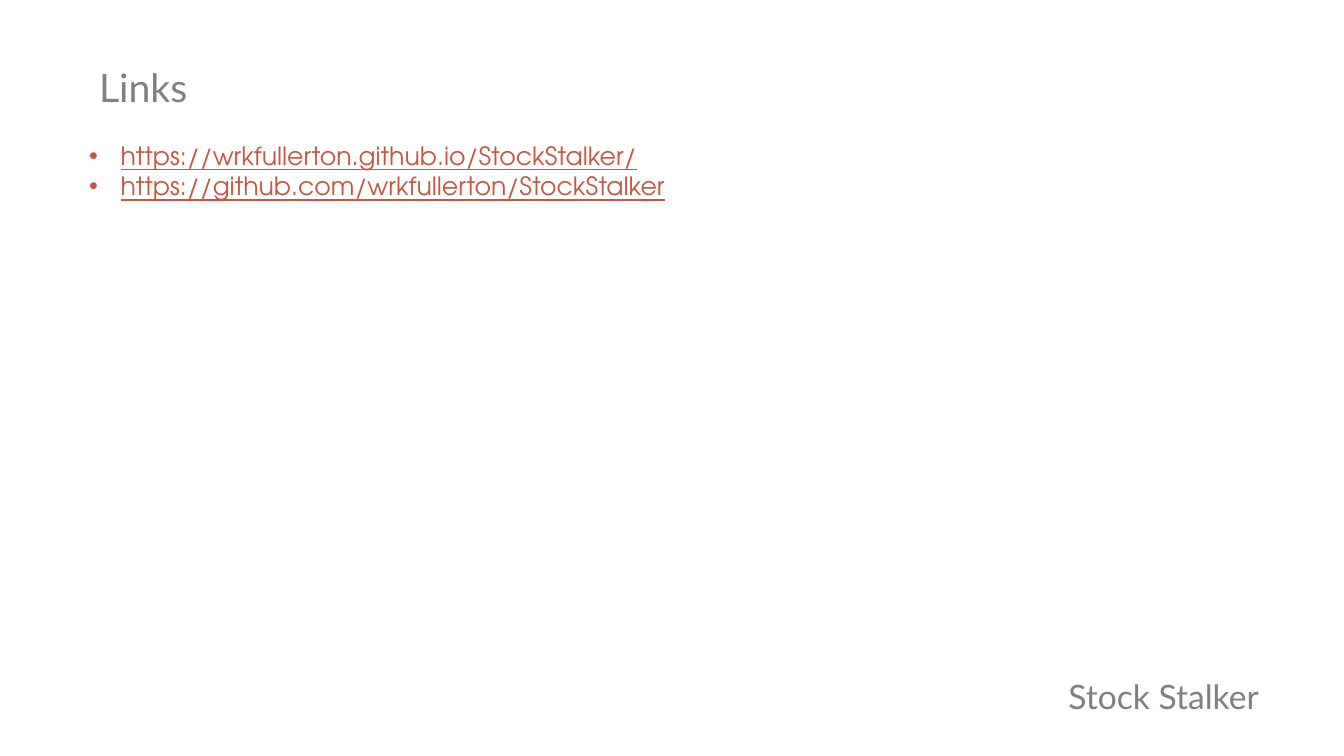
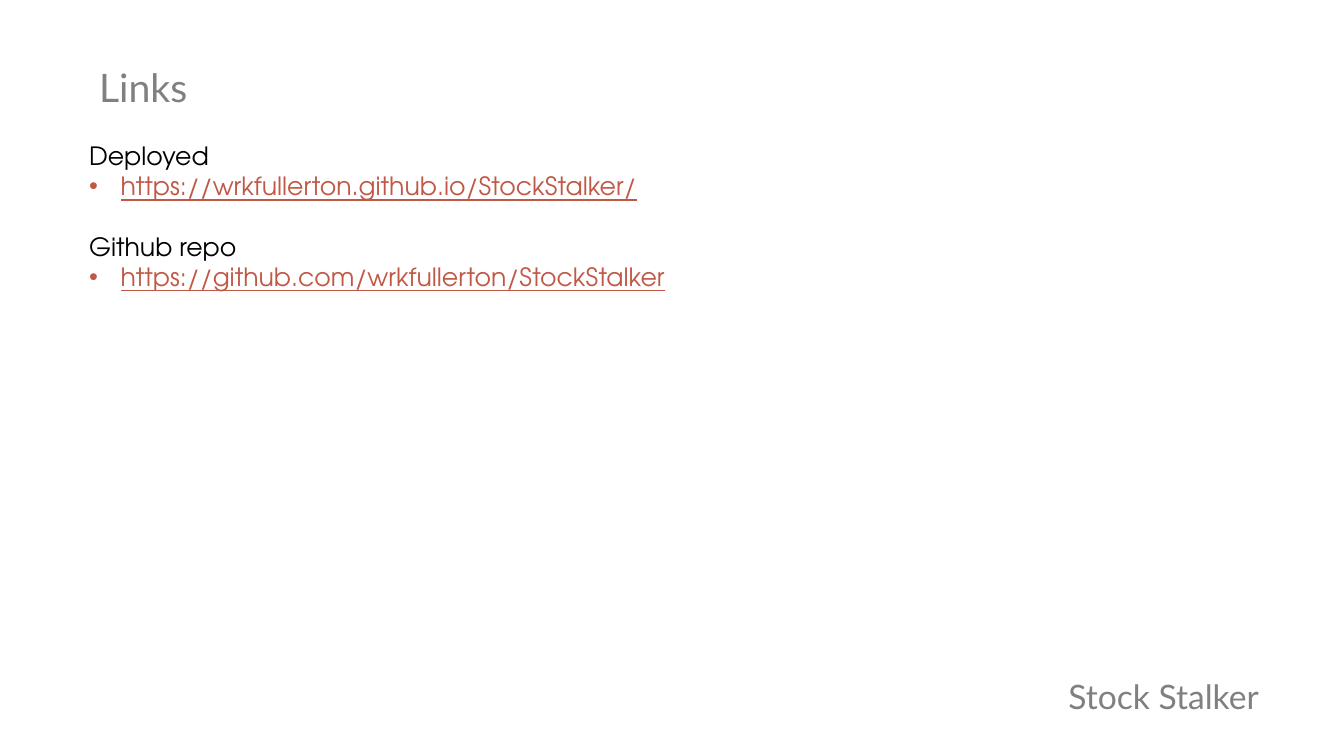
Before and after one commit to wrkfullerton/StockStalker, a slide deck: slide 7 of deck.pptx. Drawn at 1344x756 pixels with LibreOffice and Linux fonts; fonts in the diff are those of the drawing. Boxes give left, top, right and bottom in pixels: in the first picture for what was removed or moved away, otherwise in the second. Text is boxed around its words. In the diff, an @@ line names an element or a change of style, - is before the commit and + after.

Commit message:
add final changes to deck

```diff
--- a/deck.pptx
+++ b/deck.pptx
@@ text at [89, 146, 209, 177]: paragraph added @@
+Deployed
@@ text at [89, 237, 236, 268]: paragraph added @@
+Github repo
```
Also in this commit, not shown: 6 other slides changed.
